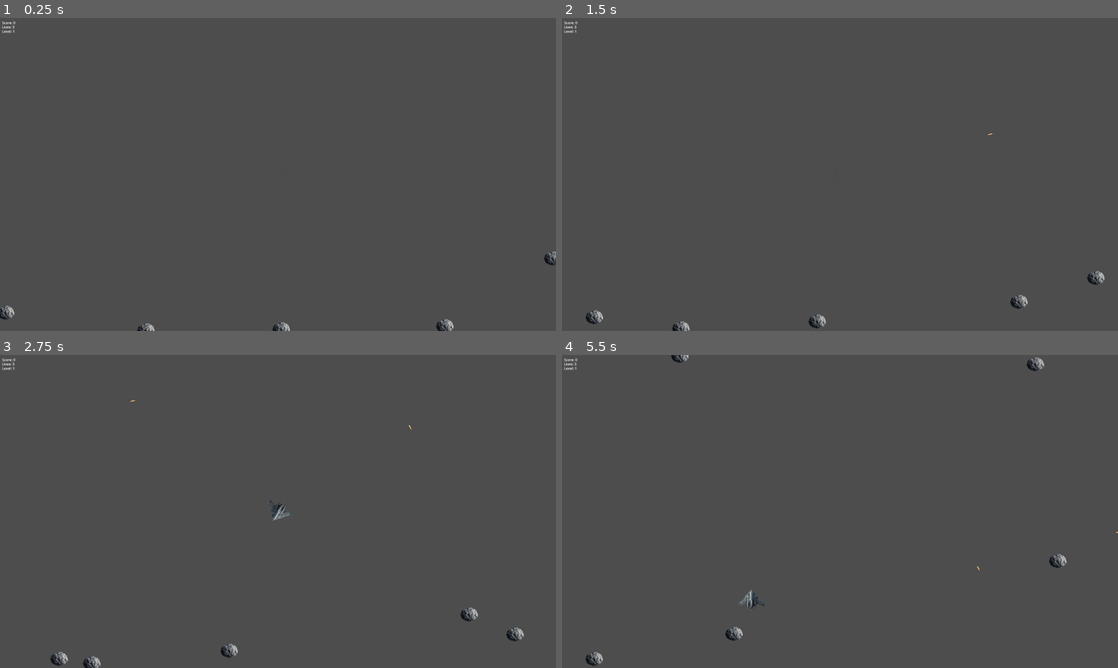
Above: before the commit, frames 1-4 (two rows, left to right).
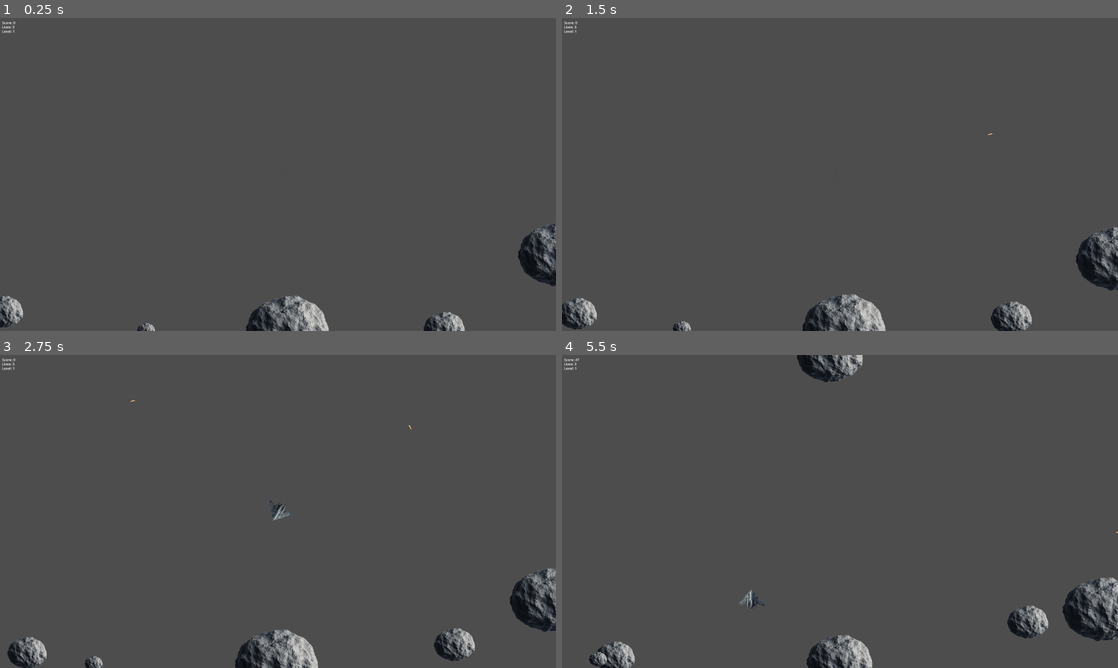
Above: after the commit, the same moments.

Repository: Soren8/space-shooter
Game: Godot game, scene res://main.tscn
Same seed, same stepped clock (60 frames per second), same inputs: the game is played once before the commit and once after it.
Inputs:
- Up to frame 1 (0.25 s): no input
- Up to frame 2 (1.5 s): hold Right (ui_right) 0.53-1.28 s; tap Space (ui_select) at 0.77 s; hold Left (ui_left) from 1.28 s (still down)
- Up to frame 3 (2.75 s): tap Space (ui_select) at 1.52 s; release Left (ui_left) at 2.03 s; hold Right (ui_right) from 2.03 s (still down)
- Up to frame 4 (5.5 s): release Right (ui_right) at 2.78 s; hold Up (ui_up) 2.78-3.53 s; tap Space (ui_select) at 3.02, 3.77, 4.52 s; hold Left (ui_left) from 3.53 s (still down)

The runs differ from the first frame. In frame 1, 2.4% of the frame differs, in the area x 0-100%, y 65-100%; in frame 2, 2.9%; in frame 3, 3.4%; in frame 4, 3.9%, in the area x 2-100%, y 0-100%.

Commit message:
fix smaller asteroid spawning location, and use min/max sizes for spawn size

Diff:
--- a/asteroid/asteroid.gd
+++ b/asteroid/asteroid.gd
@@ -7,8 +7,8 @@
 signal player_hit()
 
 # Constants for size ranges
-const MIN_SIZE = 0.2
-const MAX_SIZE = 1.0
+const MIN_SIZE = 0.5
+const MAX_SIZE = 5.0
 
 # Base speed (modifiable based on design)
 const BASE_SPEED = 100
@@ -26,6 +26,7 @@
 	add_to_group("Asteroid")
 	connect("area_entered", Callable(self, "_on_body_entered"))
 	initialize_velocity()
+	set_size(randf_range(MIN_SIZE, MAX_SIZE))
 
 # ---- Set Size Function ----
 func set_size(new_size: float):
@@ -66,7 +67,7 @@
 func _on_body_entered(body):
 	if body.is_in_group("Bullet"):
 		print("Asteroid collided with Bullet:", body)
-		emit_signal("asteroid_destroyed", size)
+		emit_signal("asteroid_destroyed", size, position)
 		body.queue_free()
 		destroy_asteroid()
 	elif body.is_in_group("Player"):
